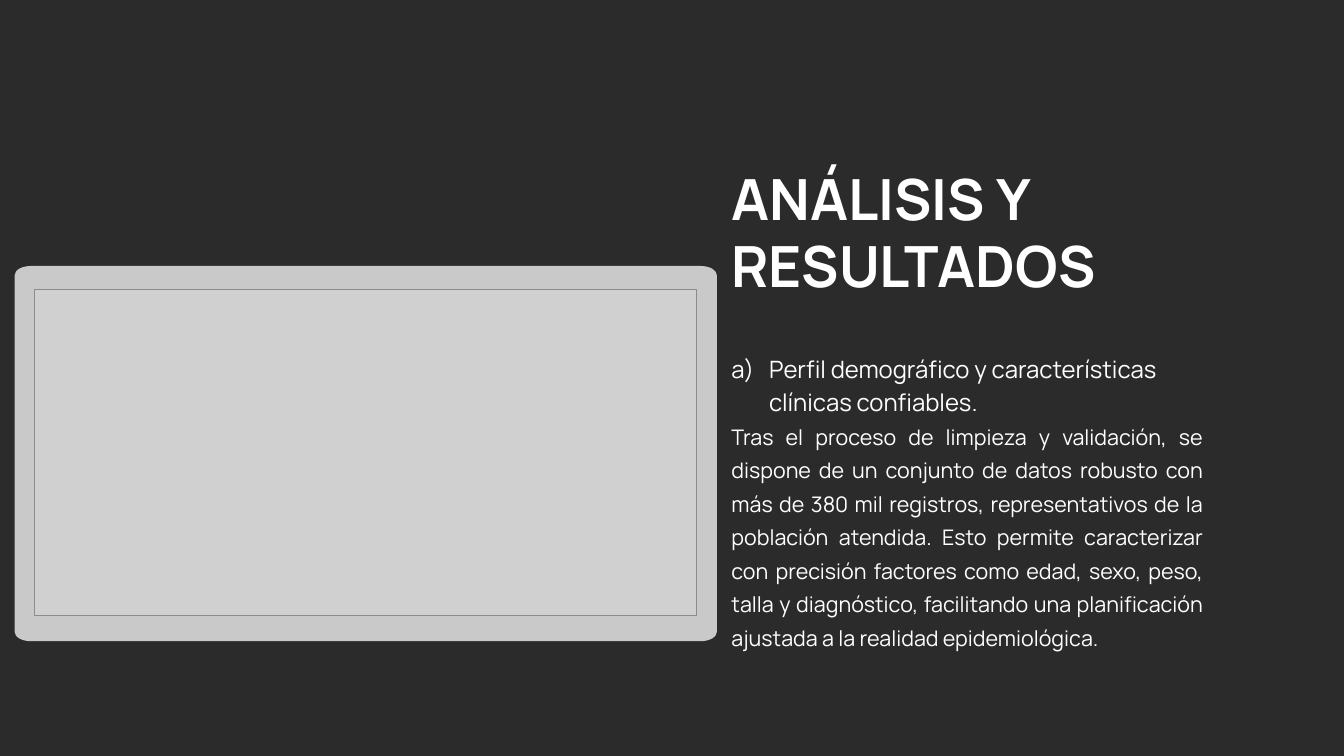
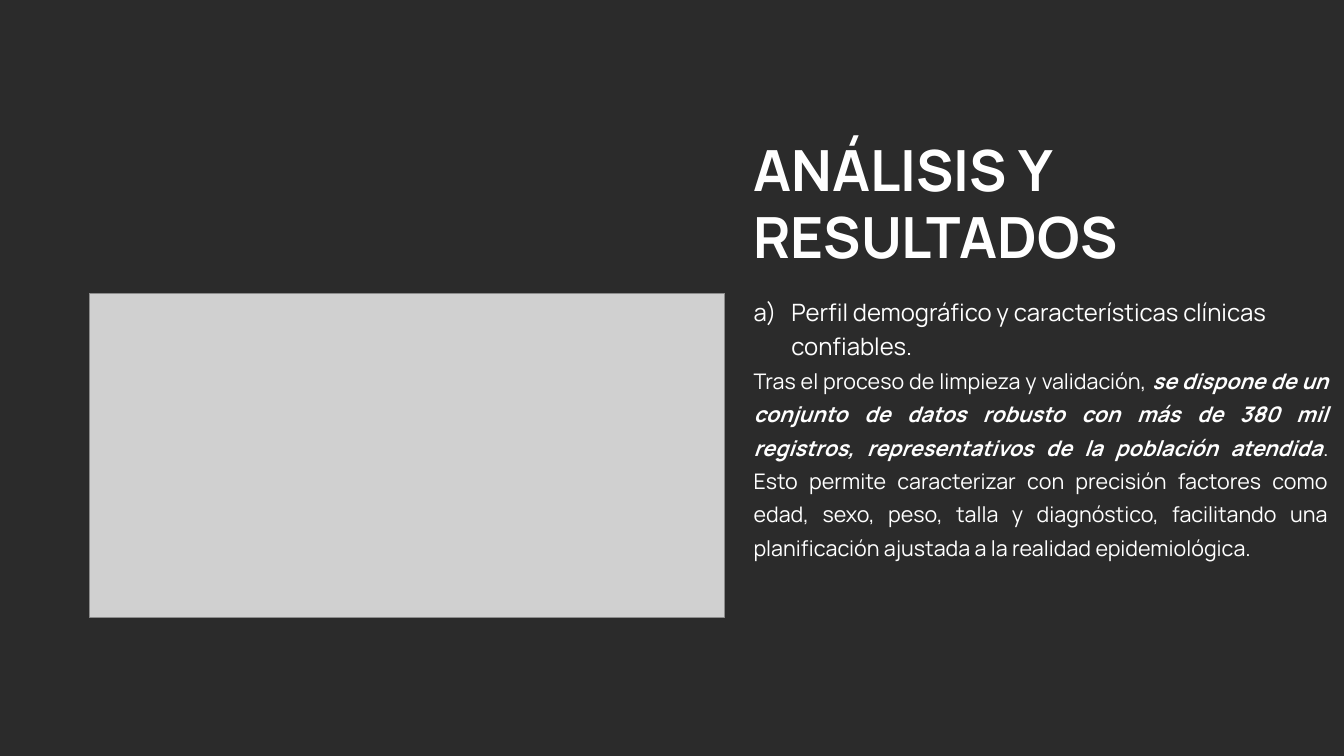
Before and after one commit to jeanclopez/machine-learnig-bigdata-grupo2, a slide deck: slide 11 of Análisis de Datos de Salud para la Detección y Predicción de Enfermedades Respiratorias.pptx. Drawn at 1344x756 pixels with LibreOffice and Linux fonts; fonts in the diff are those of the drawing; grey boxes stand for pictures; background and template pictures are left out; a plain dark background stands for a picture behind light text. Boxes give left, top, right and bottom in pixels: in the first picture for what was removed or moved away, otherwise in the second. Text is boxed around its words. In the diff, an @@ line names an element or a change of style, - is before the commit and + after.

```diff
--- a/Análisis de Datos de Salud para la Detección y Predicción de Enfermedades Respiratorias.pptx
+++ b/Análisis de Datos de Salud para la Detección y Predicción de Enfermedades Respiratorias.pptx
@@ text "ANÁLISIS Y RESULTADOS" moved from (x1=731, y1=167, x2=1095, y2=288) to (x1=754, y1=138, x2=1118, y2=259) @@
@@ freeform shape removed at (x1=15, y1=266, x2=717, y2=641) @@
@@ picture resized from (x1=35, y1=289, x2=697, y2=615) to (x1=89, y1=293, x2=724, y2=617) @@
@@ text "Perfil demográfico y características clínicas ..." moved from (x1=731, y1=359, x2=1203, y2=652) to (x1=754, y1=302, x2=1328, y2=562) @@
@@ text at (x1=754, y1=372, x2=1328, y2=562): bold on, italic on in "se dispone de un conjunto de datos ..." @@
```
Also in this commit, not shown: 4 other slides changed, 1 slide removed.
